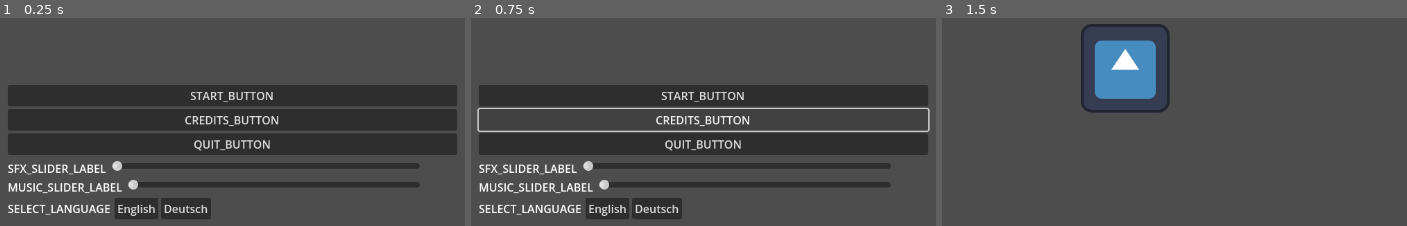
Above: before the commit, frames 1-3 (left to right).
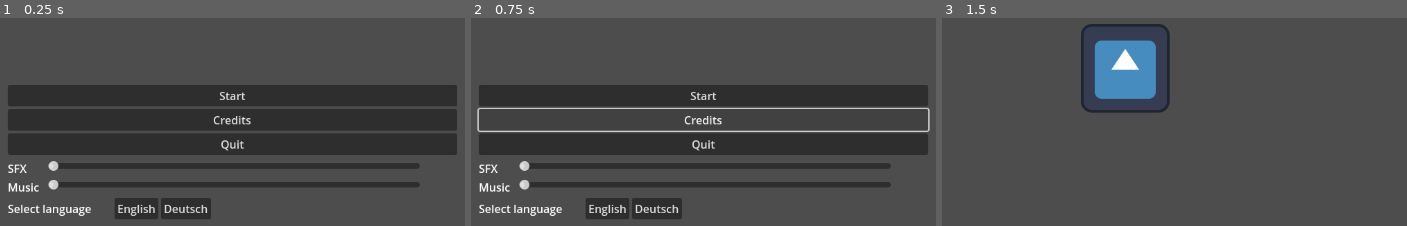
Above: after the commit, the same moments.

Repository: panorb/ludum-dare-56
Game: Godot game, scene res://world.tscn
The game is run twice, just before and just after one commit, with the same random seed, the same clock (stepped at 60 frames per second) and the same inputs. The engine's default icon, where the game draws it, is replaced by a stand-in: a white triangle on a blue panel in a dark square.
Inputs:
- Up to frame 1 (0.25 s): no input
- Up to frame 2 (0.75 s): click "CREDITS_BUTTON" (after the commit: "Credits") at 0.5 s
- Up to frame 3 (1.5 s): click "START_BUTTON" (after the commit: "Start") at 1.25 s

The runs differ from the first frame. In frame 1, 3.5% of the frame differs, in the area x 3-60%, y 35-96%; in frame 2, 3.5%; in frame 3, nothing differs.

Commit message:
Add multi language support

Diff:
--- a/godot/gui/main_menu.gd
+++ b/godot/gui/main_menu.gd
@@ -1,8 +1,13 @@
 class_name MainMenu extends Control
 
 signal start_game
+signal change_language
 
 @onready var start_button := %StartButton
+@onready var select_english_button := %SelectEnglishButton
+@onready var select_german_button := %SelectGermanButton
 
 func _ready() -> void:
 	start_button.pressed.connect(func():start_game.emit());
+	select_english_button.pressed.connect(func(): change_language.emit('en'))
+	select_german_button.pressed.connect(func(): change_language.emit('de'))
--- a/godot/gui/main_menu.tscn
+++ b/godot/gui/main_menu.tscn
@@ -95,10 +95,12 @@
 text = "SELECT_LANGUAGE"
 
 [node name="SelectEnglishButton" type="Button" parent="MarginContainer/VBoxContainer/HBoxContainer"]
+unique_name_in_owner = true
 layout_mode = 2
 text = "English"
 
 [node name="SelectGermanButton" type="Button" parent="MarginContainer/VBoxContainer/HBoxContainer"]
+unique_name_in_owner = true
 layout_mode = 2
 text = "Deutsch"
 
--- a/godot/project.godot
+++ b/godot/project.godot
@@ -15,6 +15,10 @@
 config/features=PackedStringArray("4.3", "GL Compatibility")
 config/icon="res://icon.svg"
 
+[internationalization]
+
+locale/translations=PackedStringArray("res://translations.de.translation", "res://translations.en.translation")
+
 [rendering]
 
 renderer/rendering_method="gl_compatibility"
--- /dev/null
+++ b/godot/translations.csv
@@ -0,0 +1,15 @@
+keys,en,de
+WIN_MESSAGE,"You have won!","Du hast gewonnen!"
+LOSS_MESSAGE,"Unfortunately you died!","Du bist leider gestorben!"
+PROJECT_MANAGER,"Project manager","Projektmanager"
+PROGRAMMERS,"Programmers","Programmierer"
+ARTISTS,"Artists","Künstler"
+SOUND_DESIGNERS,"Sound designers","Sounddesigner"
+VFX,"VFX artists","VFX-Künstler"
+START_BUTTON,"Start","Starten"
+CREDITS_BUTTON,"Credits","Lorbeeren"
+QUIT_BUTTON,"Quit","Schließen"
+CLICK_ANYWHERE_TO_CLOSE,"Click anywhere to close","Zum Schließen irgendwo klicken"
+SFX_SLIDER_LABEL,SFX,SFX
+MUSIC_SLIDER_LABEL,Music,Musik
+SELECT_LANGUAGE,"Select language","Sprache auswählen"
--- a/godot/world.gd
+++ b/godot/world.gd
@@ -34,6 +34,7 @@
 		if next_scene_node is MainMenu:
 			var main_menu_node = next_scene_node as MainMenu
 			main_menu_node.start_game.connect(func(): self.current_scene = GAME_SCENE)
+			main_menu_node.change_language.connect(func(language: String): TranslationServer.set_locale(language) )
 		#elif next_scene_node is LoseScreen:
 		#	var lose_node = next_scene_node as LoseScreen
 		#	lose_node.show_main_menu.connect(_on_show_main_menu)
Not shown, added: godot/translations.csv.import
